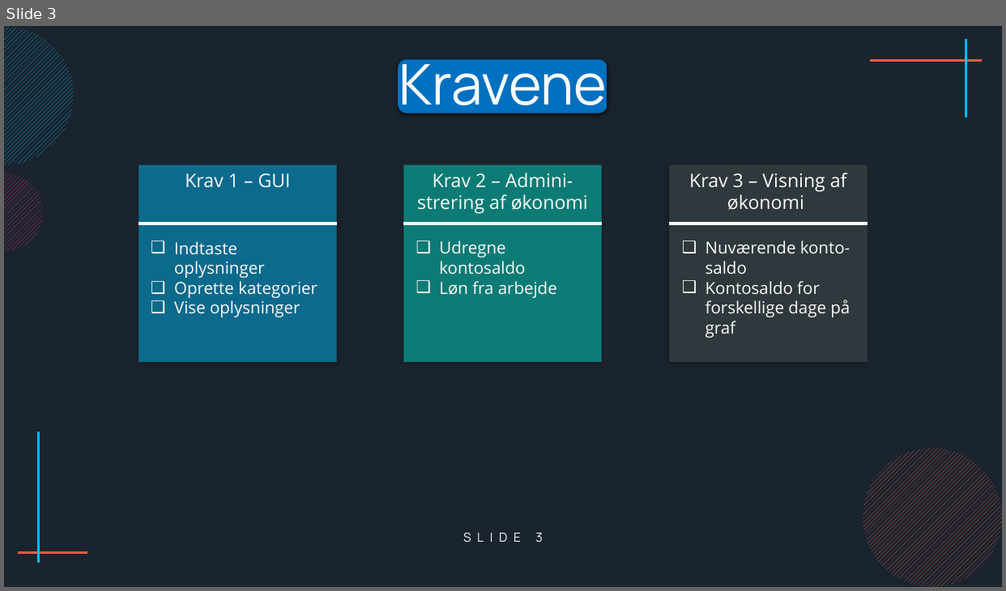
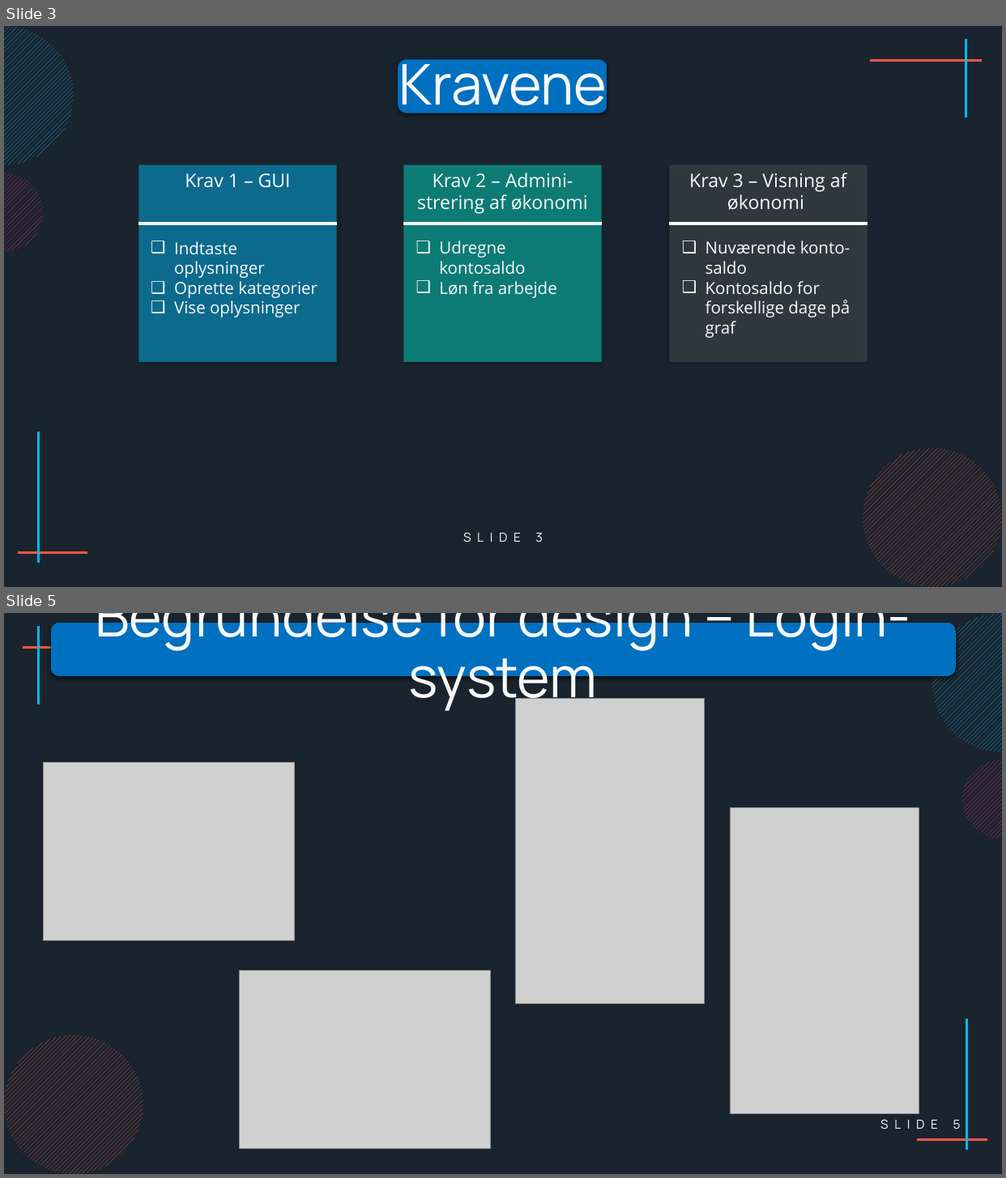
Before and after one commit to ProgrammeringOTGDKlassen/D-klassen-Programmering, a slide deck: Eksamensprojekt - Max/Præsentation/Præsentation af eksamensprojekt.pptx. Shown one above the other, each under a label of ours: slide 3 before the commit, slides 3 and 5 after it; the slides between them are not shown. The pictures are 1006x591 and 1006x1178 pixels, drawn with LibreOffice and Linux fonts; fonts in the diff are those of the drawing; grey boxes stand for pictures. Boxes give left, top, right and bottom in pixels: in the first picture for what was removed or moved away, otherwise in the second. Text is boxed around its words. In the diff, an @@ line names an element or a change of style, - is before the commit and + after.

```diff
--- a/Eksamensprojekt - Max/Præsentation/Præsentation af eksamensprojekt.pptx
+++ b/Eksamensprojekt - Max/Præsentation/Præsentation af eksamensprojekt.pptx
@@ slide 5 added at (4, 613, 1002, 1174), background #1A242E @@
@@ line added from (39, 705) to (39, 626), #05B9F6 2 pt @@
@@ rounded rectangle added at (50, 623, 956, 677), fill #0070C0 @@
@@ text added at (95, 613, 911, 713), 54 pt, text #F9F9F9 @@
+Begrundelse for design – Login-system
@@ ellipse added at (932, 613, 1002, 752), fill pattern #05B9F6 on #1A242E @@
@@ line added from (134, 648) to (22, 648), #F75847 2 pt @@
@@ picture added at (516, 698, 705, 1003) @@
@@ picture added at (44, 763, 295, 941) @@
@@ ellipse added at (962, 760, 1002, 839), fill pattern #EF2A79 on #1A242E @@
@@ picture added at (731, 808, 918, 1114) @@
@@ picture added at (239, 971, 490, 1149) @@
@@ line added from (967, 1020) to (967, 1151), #05B9F6 2 pt @@
@@ ellipse added at (4, 1035, 143, 1174), fill pattern #F75847 on #1A242E @@
@@ page number added at (953, 1120, 961, 1129), 12 pt, text #F9F9F9 @@
+SLIDE 5
@@ line added from (918, 1140) to (987, 1140), #F75847 2 pt @@
```
Also in this commit, not shown: 1 slide changed, 2 other slides added, 1 other file.
